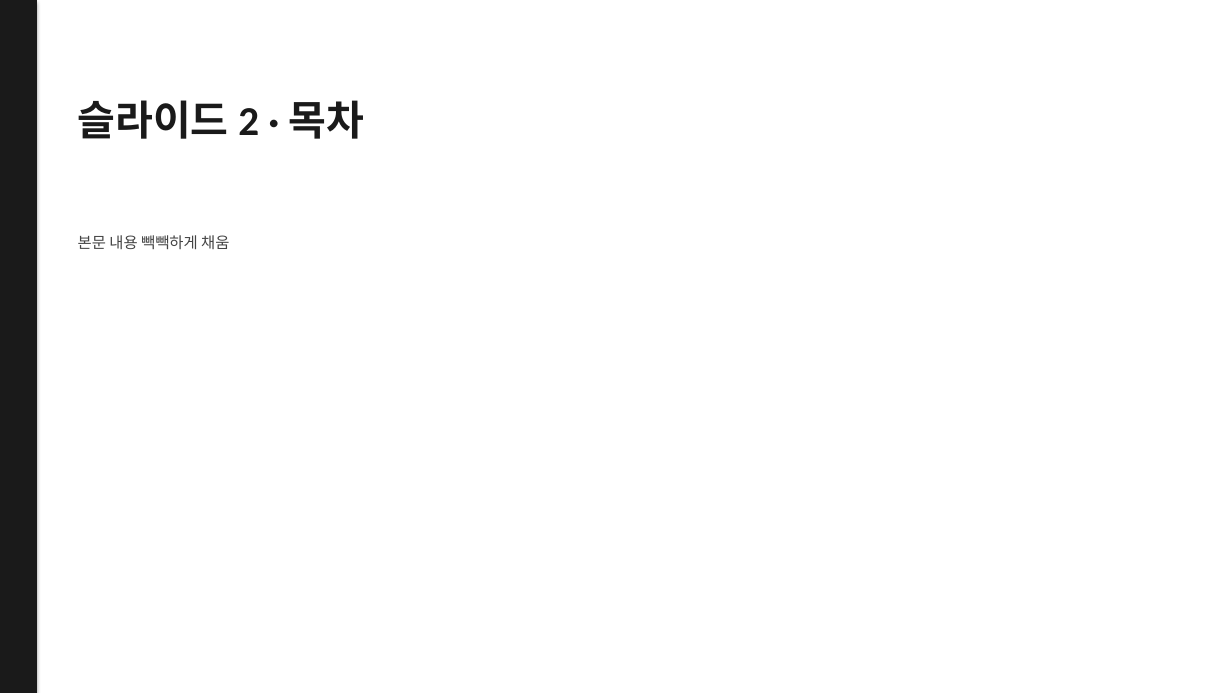
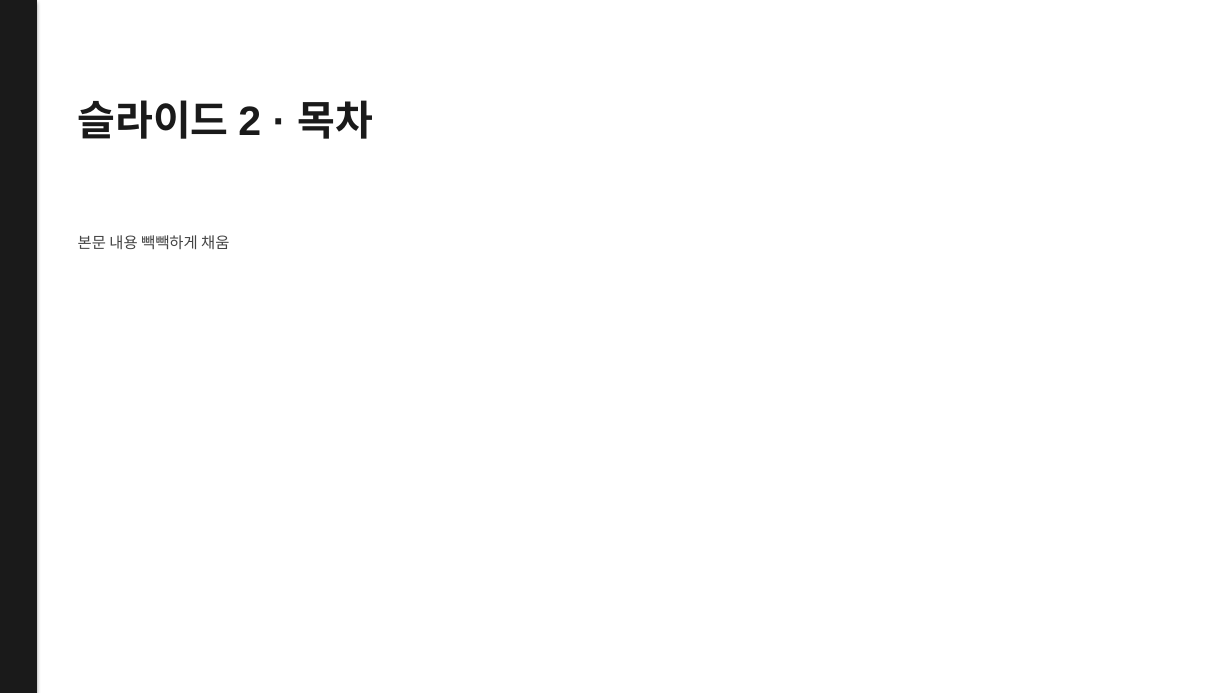
Before and after one commit to tinyvaultofficial-ux/nightoff, a slide deck: slide 2 of _multi_pass_test.pptx. Drawn at 1232x693 pixels with LibreOffice and Linux fonts; fonts in the diff are those of the drawing. Boxes give left, top, right and bottom in pixels: in the first picture for what was removed or moved away, otherwise in the second. Text is boxed around its words. In the diff, an @@ line names an element or a change of style, - is before the commit and + after.

```diff
--- a/_multi_pass_test.pptx
+++ b/_multi_pass_test.pptx
@@ text "슬라이드 2 · 목차" at <box>78,100,374,139</box>: font Calibri to Arial @@
```
Also in this commit, not shown: 3 other slides changed, 3 other files.
